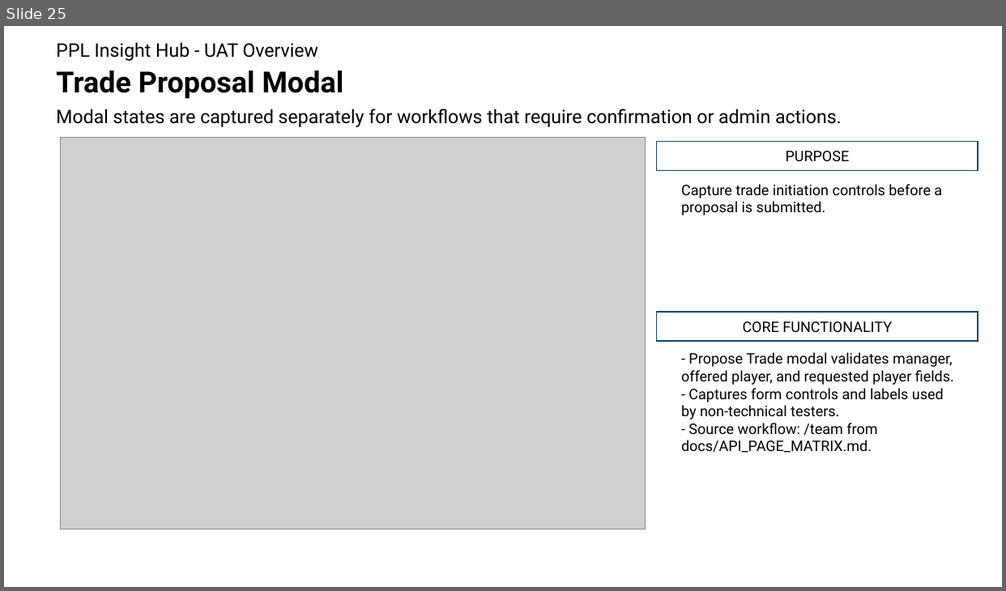
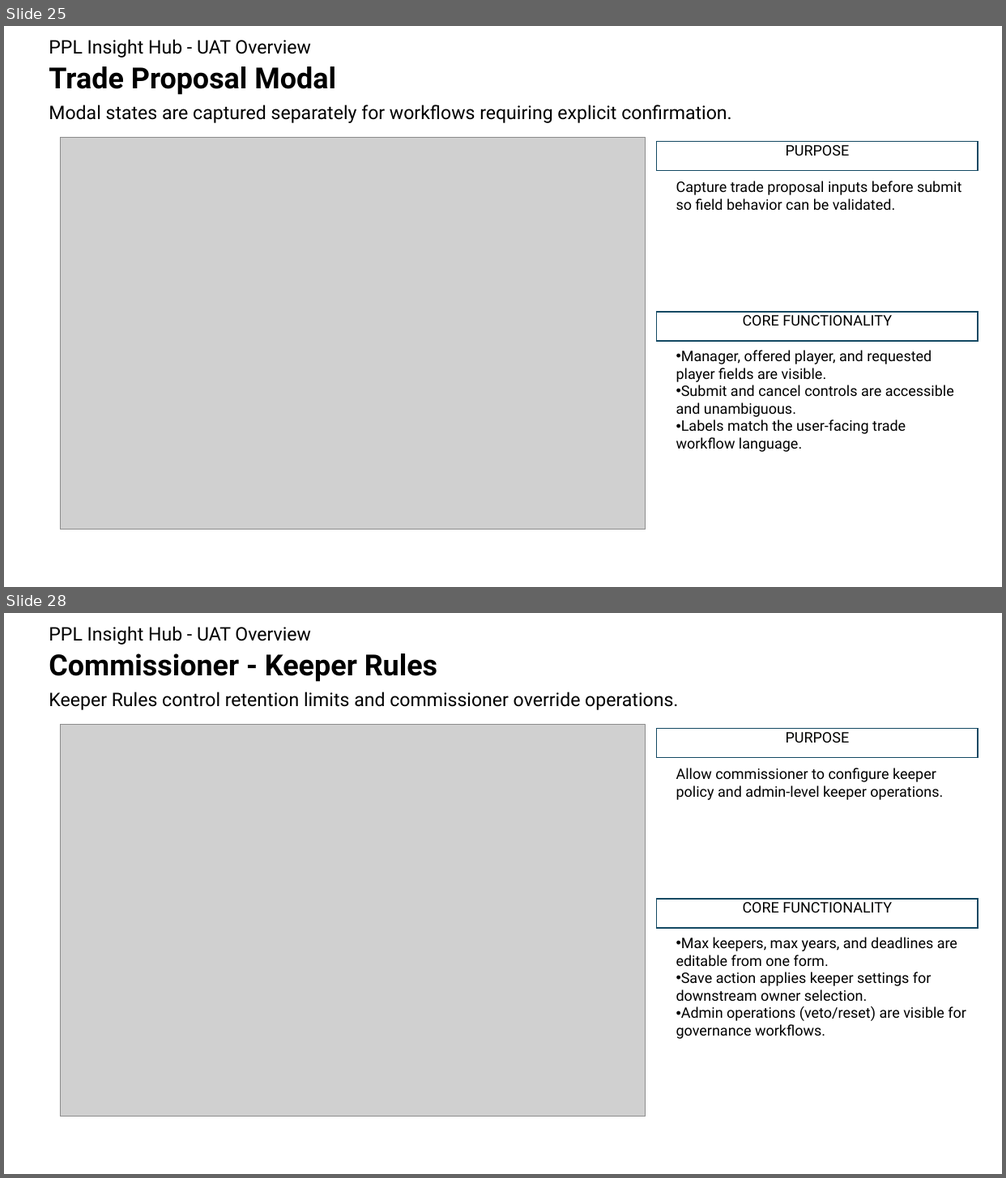
Before and after one commit to NPGrant81/fantasy-football-pi, a slide deck: docs/uat/uat_overview.pptx. Shown one above the other, each under a label of ours: slide 25 before the commit, slides 25 and 28 after it; the slides between them are not shown. The pictures are 1006x591 and 1006x1178 pixels, drawn with LibreOffice and Linux fonts; fonts in the diff are those of the drawing; grey boxes stand for pictures. Boxes give left, top, right and bottom in pixels: in the first picture for what was removed or moved away, otherwise in the second. Text is boxed around its words. In the diff, an @@ line names an element or a change of style, - is before the commit and + after.

Commit message:
Refresh UAT deck assets and capture automation

```diff
--- a/docs/uat/uat_overview.pptx
+++ b/docs/uat/uat_overview.pptx
@@ slide 28 added at [4, 613, 1002, 1174], background #FFFFFF @@
@@ text added at [49, 626, 311, 645], 18 pt, text #000000 @@
+PPL Insight Hub - UAT Overview
@@ text added at [49, 653, 437, 682], 28 pt, text #000000, bold @@
+Commissioner - Keeper Rules
@@ text added at [49, 692, 678, 710], 18 pt, text #000000 @@
+Keeper Rules control retention limits and commissioner override operations.
@@ picture added at [60, 725, 646, 1117] @@
@@ rectangle added at [657, 728, 978, 757], fill #FFFFFF, outline #124862 1 pt, 14 pt, text #000000 @@
+PURPOSE
@@ text added at [676, 768, 943, 800], 14 pt, text #000000 @@
+Allow commissioner to configure keeper policy and admin-level keeper operations.
@@ rectangle added at [657, 899, 978, 928], fill #FFFFFF, outline #124862 1 pt, 14 pt, text #000000 @@
+CORE FUNCTIONALITY
@@ text added at [676, 937, 966, 1039], 14 pt, text #000000 @@
+• Max keepers, max years, and deadlines are editable from one form.
+• Save action applies keeper settings for downstream owner selection.
+• Admin operations (veto/reset) are visible for governance workflows.
@@ slide 25 changed as well @@
@@ text "PPL Insight Hub - UAT ...": place and size @@
-text "PPL Insight Hub - UAT ..." at [56, 42, 319, 61]
+text "PPL Insight Hub - UAT ..." at [49, 39, 311, 58]
@@ text "Trade Proposal Modal": place and size @@
-text "Trade Proposal Modal" at [56, 71, 344, 99]
+text "Trade Proposal Modal" at [49, 66, 336, 95]
@@ text at [49, 105, 732, 123]: text changed @@
-Modal states are captured separately for workflows that require confirmation or admin actions.
+Modal states are captured separately for workflows requiring explicit confirmation.
@@ rectangle "PURPOSE" at [657, 141, 978, 170]: vertical alignment middle to top @@
@@ text at [676, 181, 961, 210]: text changed @@
-Capture trade initiation controls before a proposal is submitted.
+Capture trade proposal inputs before submit so field behavior can be validated.
@@ rectangle "CORE FUNCTIONALITY" at [657, 312, 978, 341]: vertical alignment middle to top @@
@@ text at [676, 350, 954, 452]: text changed @@
-- Propose Trade modal validates manager, offered player, and requested player fields.
-- Captures form controls and labels used by non-technical testers.
-- Source workflow: /team from docs/API_PAGE_MATRIX.md.
+• Manager, offered player, and requested player fields are visible.
+• Submit and cancel controls are accessible and unambiguous.
+• Labels match the user-facing trade workflow language.
```
Also in this commit, not shown: 24 other slides changed, 7 other slides added, 3 other files.
